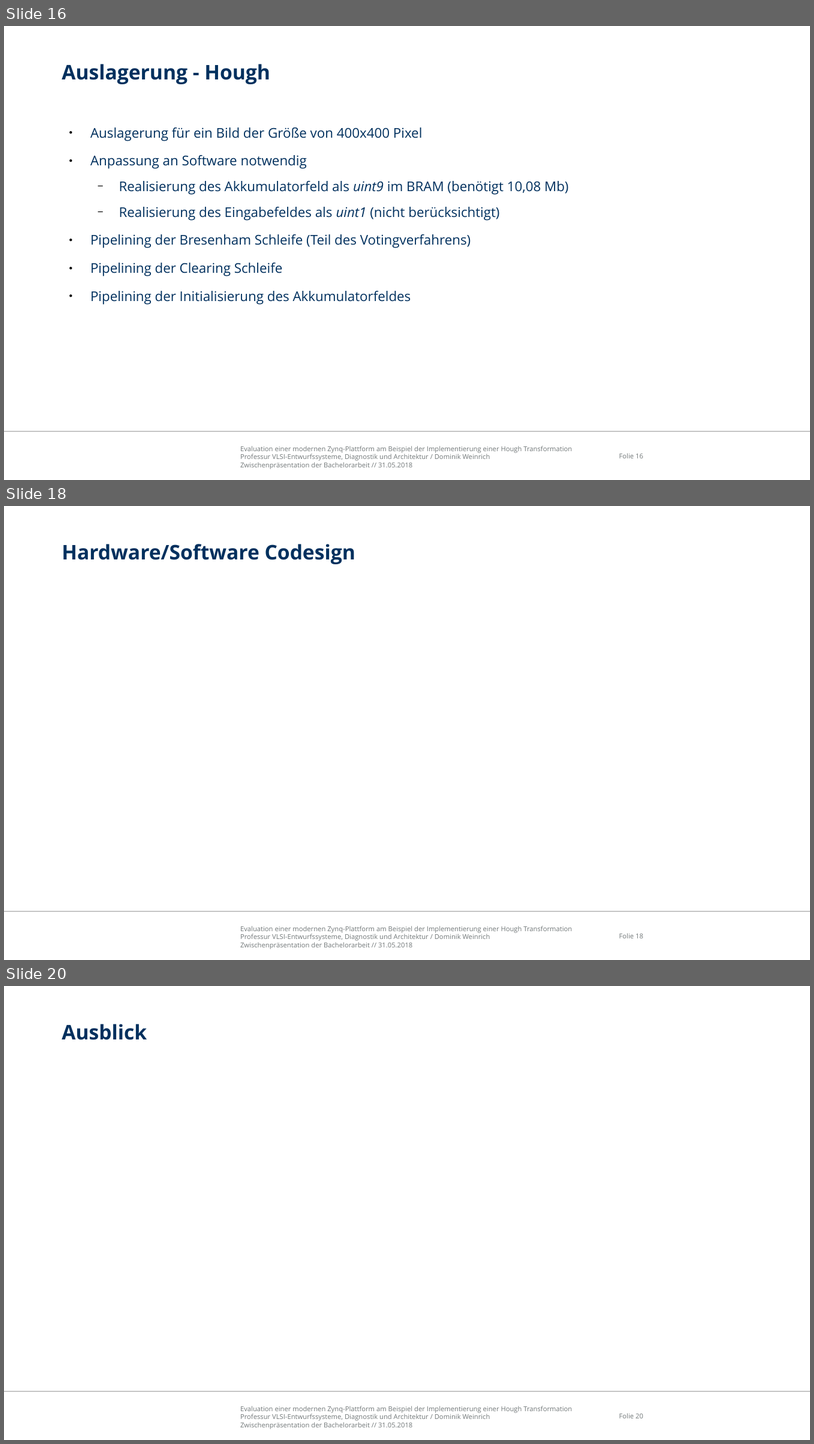
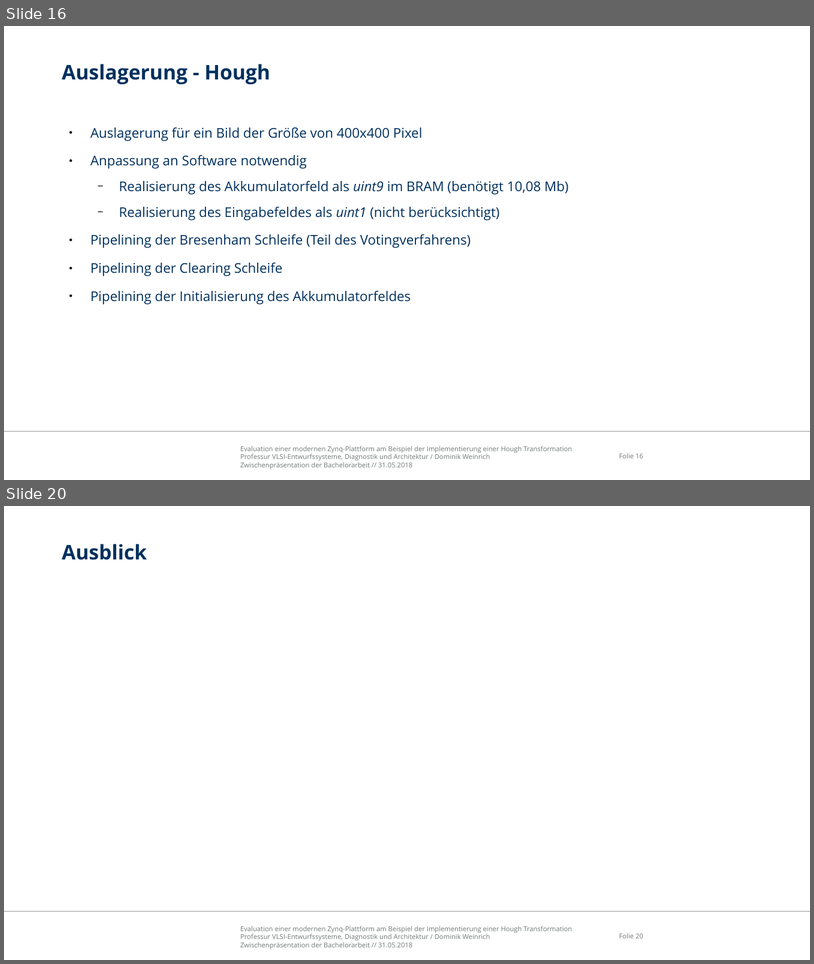
Before and after one commit to freeDom-/hough, a slide deck: Verteidigung/Verteidigung.odp. Shown one above the other, each under a label of ours: slides 16, 18 and 20 before the commit, slides 16 and 20 after it; the slides between them are not shown. The pictures are 814x1444 and 814x964 pixels, drawn with LibreOffice and Linux fonts; fonts in the diff are those of the drawing; background and template pictures are left out. Boxes give left, top, right and bottom in pixels: in the first picture for what was removed or moved away, otherwise in the second. Text is boxed around its words. In the diff, an @@ line names an element or a change of style, - is before the commit and + after.

```diff
--- a/Verteidigung/Verteidigung.odp
+++ b/Verteidigung/Verteidigung.odp
@@ slide 18 removed at (4,506,810,960), background #FFFFFF; not listed: 3 template elements that a slide beside it also shows @@
@@ title removed at (62,544,356,564) @@
-Hardware/Software Codesign
```
Also in this commit, not shown: 3 slides changed, 2 slides added, 1 other slide removed.
